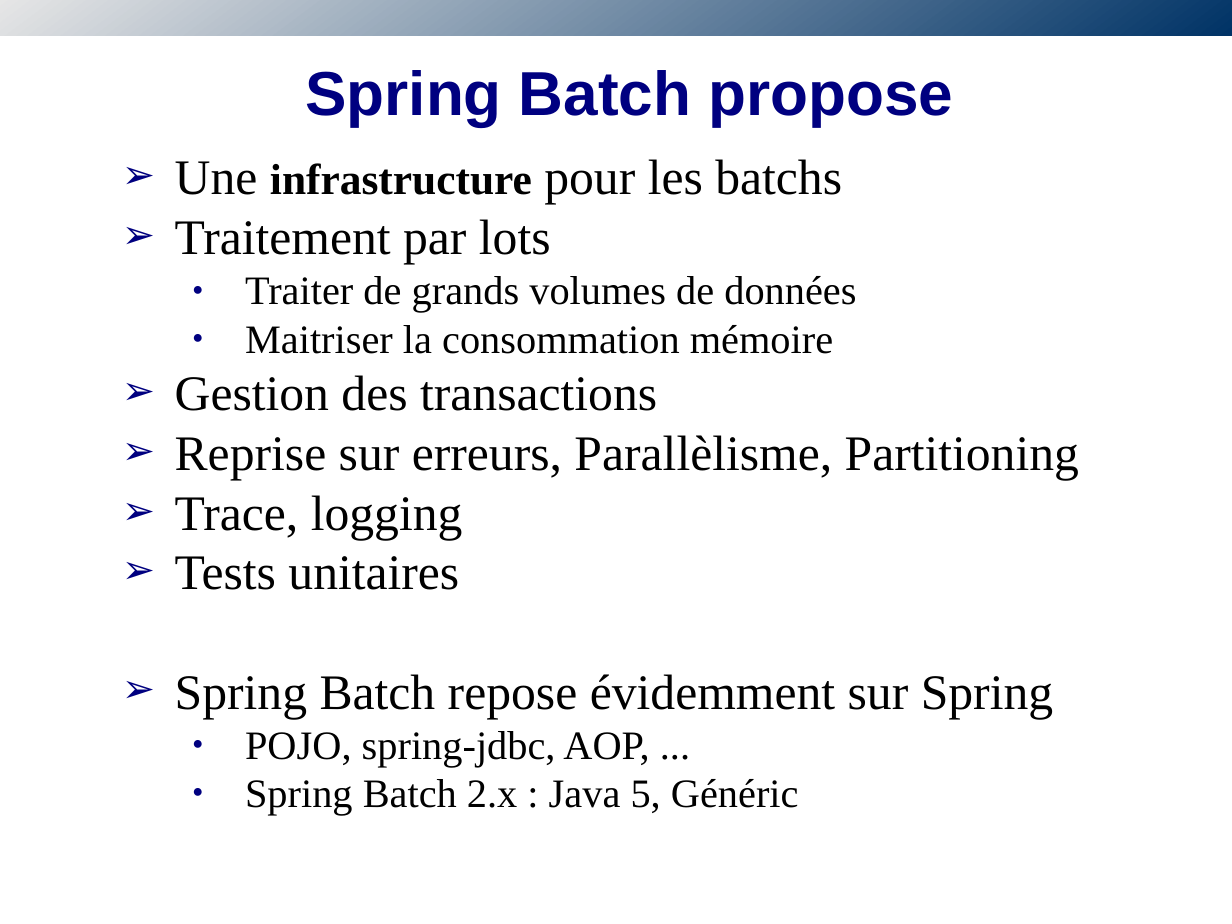
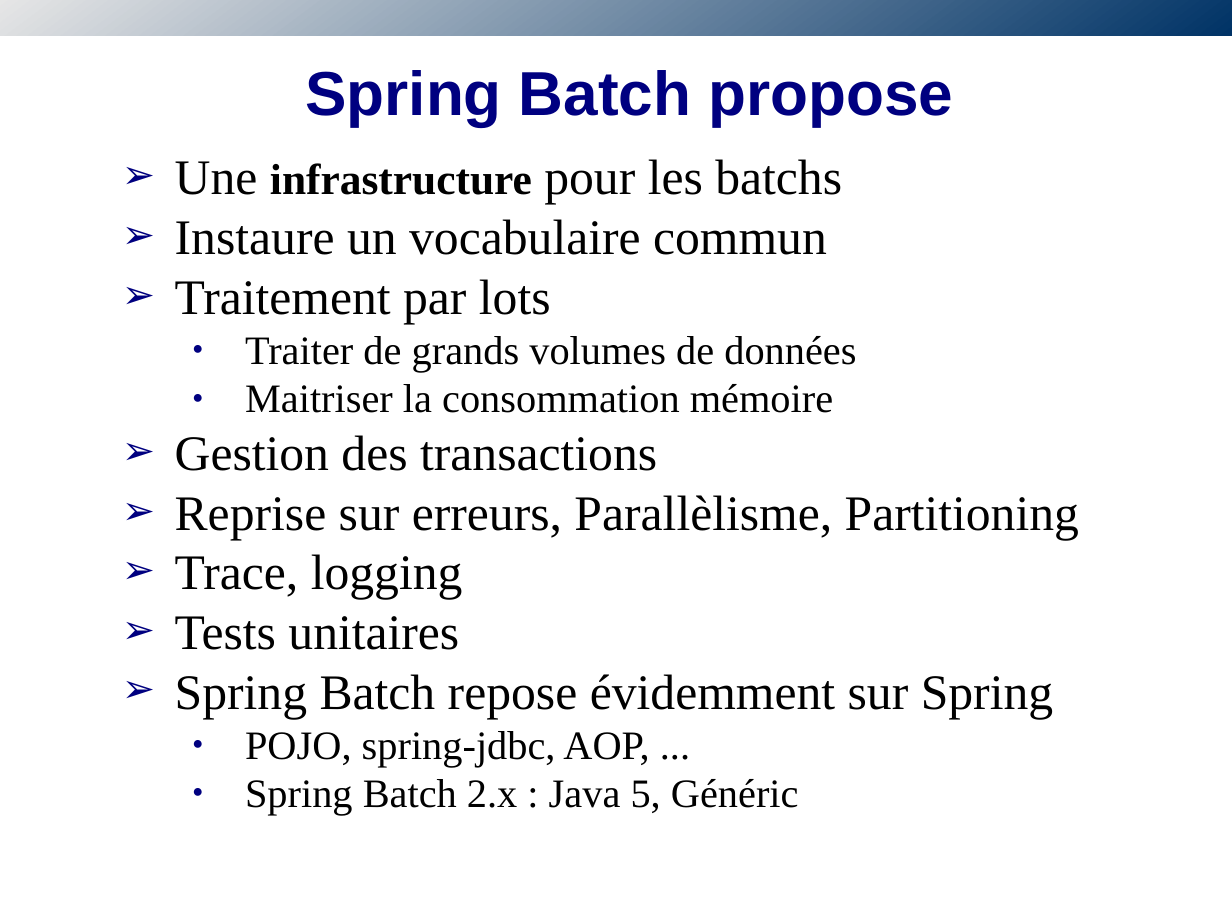
Before and after one commit to obazoud/spring-batch-sug, a slide deck: slide 12 of presentation/SUG-SpringBatch.odp. Drawn at 1232x924 pixels with LibreOffice and Linux fonts; fonts in the diff are those of the drawing; background and template pictures are left out. Boxes give left, top, right and bottom in pixels: in the first picture for what was removed or moved away, otherwise in the second. Text is boxed around its words. In the diff, an @@ line names an element or a change of style, - is before the commit and + after.

Commit message:
Improve batch slide : 'Spring batch propose'

```diff
--- a/presentation/SUG-SpringBatch.odp
+++ b/presentation/SUG-SpringBatch.odp
@@ text at box(175, 219, 827, 255): paragraph added @@
+➢ Instaure un vocabulaire commun
```
